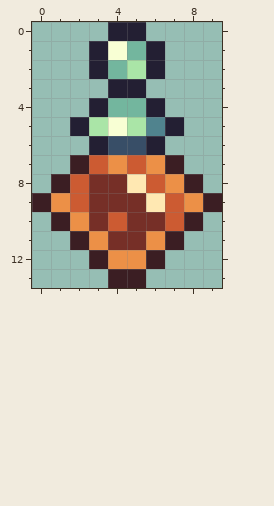
A pixel-art sprite gets an edit: Assets/Items/Brewing/PotionStamina.png. The first picture shows the starting point.
The file is 20x28 pixels, drawn in blocks of 2x2; one block is one cell here.
The result:
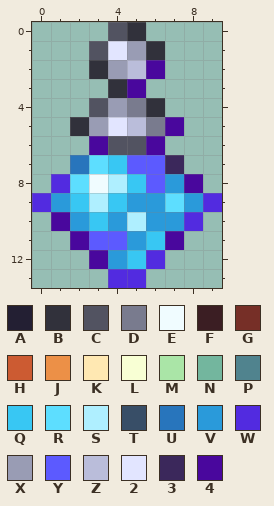
Palette (. is transparent): A #231f33  B #31313b  C #525361  D #797b8e  E #f0fcff  F #3b1e23  G #762f27  H #cc5b32  J #ec9047  K #ffe8b2  L #f8ffd4  M #aae5a7  N #73b69e  P #50838e  Q #38c7f3  R #5ddeff  S #afefff  T #384e67  U #2875bc  V #2a9ada  W #522be0  X #999cb4  Y #5c5aff  Z #babdda  2 #e2e5ff  3 #3b285b  4 #49079d
Edits made:
Changed rows in their new state; - is an unchanged pixel.
first column x 0:
 0 ----CB----
 1 ---C2XB---
 2 ---BXZ4---
 3 ----B4----
 4 ---CXDB---
 5 --BX2ZD4--
 6 ---4CC4---
 7 --URQYY3--
 8 -WRESQYV4-
 9 WVQSQVVRVW
10 -4VQVSVVW-
11 --4YYVQ4--
12 ---4VQW---
13 ----WW----
Where, in picture pixels (left, top, right, bottom), the same in both pictures:
changed: (32, 22, 222, 288)
